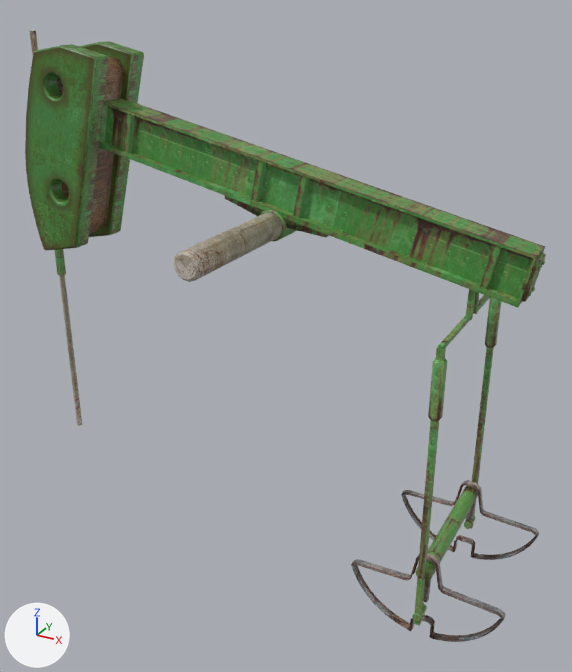
A saved change to the FBX model Content/MyStuff/ENTITIES/STRUCTURES/pumpjack/animated1.fbx.
The view is the same before and after, from a camera (50 mm lens) standing at (3.75, -6.32, 6.14) and looking at (0.26, 0.02, 2.97). Every picture has the same lights, and +X, +Y and +Z are marked at lower left. Where no turn or scale is listed for an object, it has been applied to the vertices. Vertices at the same position are counted once.

The scene before the commit, as lines of its bpy script (objects in view):
```python
me_mesh = bpy.data.meshes.new('Mesh')
me_mesh.from_pydata(...)  # 1754 vertices, 1818 faces; spans x -4.39..1.15, y -1.51..1.51, z -1.91..3.28
# faces by material slot: [800, 120, 426, 358, 114]
me_mesh.materials.append(mat_mat1)
me_mesh.materials.append(mat_mat2)
me_mesh.materials.append(mat_mat3)
me_mesh.materials.append(mat_mat7)
me_mesh.materials.append(mat_mat4)
# before: 872 (0.49, -0.07, 1.42), 873 (0.49, -0.14, 1.42) at pixel (478, 286), 874 (0.56, -0.07, 1.4) at pixel (488, 286), 875 (0.56, -0.14, 1.4) at pixel (486, 289), 876 (0.64, -0.07, 1.79)
# before: 877 (0.64, -0.14, 1.79) at pixel (501, 246), 878 (0.57, -0.07, 1.8), 879 (0.57, -0.14, 1.8) at pixel (493, 243), 880 (0.49, 0.07, 1.42), 881 (0.49, 0.14, 1.42)
# before: 882 (0.56, 0.07, 1.4), 883 (0.56, 0.14, 1.4), 884 (0.64, 0.07, 1.79), 885 (0.64, 0.14, 1.79), 886 (0.57, 0.07, 1.8)
# before: 887 (0.57, 0.14, 1.8)
# before: 888 (-3.17, -0.07, 2.2), 889 (-3.17, -0.14, 2.2) at pixel (122, 151), 890 (-3.11, -0.07, 2.18) at pixel (132, 152), 891 (-3.11, -0.14, 2.18) at pixel (127, 153), 892 (-3.03, -0.07, 2.57)
# before: 893 (-3.03, -0.14, 2.57) at pixel (131, 113), 894 (-3.09, -0.07, 2.58), 895 (-3.09, -0.14, 2.58) at pixel (125, 112), 896 (-3.17, 0.07, 2.2), 897 (-3.17, 0.14, 2.2)
# before: 898 (-3.11, 0.07, 2.18), 899 (-3.11, 0.14, 2.18), 900 (-3.03, 0.07, 2.57), 901 (-3.03, 0.14, 2.57), 902 (-3.09, 0.07, 2.58)
# before: 903 (-3.09, 0.14, 2.58)
ob_cube = bpy.data.objects.new('Cube', me_mesh)
ob_cube.location = (1.67, 0.0, 2.47)
```
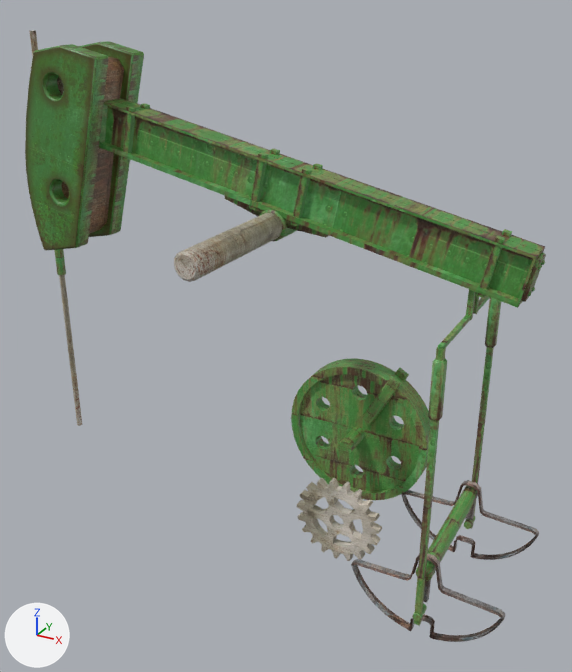
Where the newer file only moved an object's origin or applied its transform, the numbers keep the older frame.

The change, as a diff of the scene's bpy script:
```diff
--- a/Content/MyStuff/ENTITIES/STRUCTURES/pumpjack/animated1.fbx.py
+++ b/Content/MyStuff/ENTITIES/STRUCTURES/pumpjack/animated1.fbx.py
@@ me_mesh @@
 # used by ob_cube; location = (1.67, 0.0, 2.47)
 # verts and faces of me_mesh; kept vertices keep their numbers, new ones are numbered from 1754
-me_mesh.from_pydata(...)  # 1754 vertices, 1818 faces; spans x -4.39..1.15, y -1.51..1.51, z -1.91..3.28
+me_mesh.from_pydata(...)  # 2798 vertices, 2761 faces; spans x -4.39..1.15, y -1.51..1.51, z -1.91..3.28
+# me_mesh part 1: a new loose piece, a 10-sided cylinder along y spanning x -0.96..-0.8, y 0.34..0.91, z -0.88..-0.72, in mat_mat1
+# me_mesh part 2: a new loose piece of 338 vertices spanning x -1.69..-0.07, y 0.64..0.76, z -1.61..0.01, in mat_mat1
+# me_mesh part 3: a new loose piece of 338 vertices spanning x -1.69..-0.07, y 0.76..0.88, z -1.61..0.01, in mat_mat1
+# me_mesh part 4: a new loose piece of 298 vertices spanning x -1.14..-0.22, y -0.25..-0.16, z -1.76..-0.84, in mat_mat2
+# me_mesh part 5: a new loose piece of 24 vertices spanning x -0.82..-0.41, y 0.62..0.68, z -0.62..0.0, in mat_mat1
+# me_mesh part 6: a new loose piece of 24 vertices spanning x -0.82..-0.41, y 0.83..0.9, z -0.62..0.0, in mat_mat1
+# me_mesh part 7
+# 8 vertices in x -1.7..-1.26, y -0.14..0.14, z 1.79..1.88 move by (-0.02, 0.0, -0.08)
+# 8 vertices in x -1.64..-1.2, y -0.14..0.14, z 1.78..1.87 move by (-0.01, 0.0, -0.08)
+# 8 vertices in x -1.56..-1.18, y -0.14..0.14, z 2.17..2.25 move by (0.02, 0.0, 0.05)
+# 8 vertices in x -1.62..-1.11, y -0.14..0.14, z 2.16..2.27 move by (0.01, 0.0, 0.05)
+# me_mesh part 8
+for i in [872, 873, 880, 881]: verts[i] += (-0.01, 0.0, -0.08)
+for i in [874, 875, 882, 883]: verts[i] += (-0.02, 0.0, -0.08)
+for i in [876, 877, 884, 885]: verts[i] += (0.01, 0.0, 0.05)
+for i in [878, 879, 886, 887]: verts[i] += (0.02, 0.0, 0.05)
+# me_mesh part 9
+for i in [*range(888, 892), *range(896, 900)]: verts[i] += (-0.02, 0.0, -0.08)
+for i in [*range(892, 896), *range(900, 904)]: verts[i] += (0.01, 0.0, 0.05)
 me_mesh.materials.append(mat_mat1)
```

Pixel boxes (x1, y1, x2, y2) of what changed, in the pictures (572 x 672 px; the box of a moved part takes in the faces that stretch with it):
part 1 of me_mesh, added (green): after (338, 427, 365, 455)
part 2 of me_mesh, added (green): after (291, 363, 430, 500)
part 3 of me_mesh, added (green): after (318, 358, 431, 476)
part 4 of me_mesh, added: after (297, 478, 382, 561)
part 5 of me_mesh, added (green): after (362, 376, 401, 425)
part 6 of me_mesh, added: after (395, 368, 409, 381)
part 7 of me_mesh, moved or reshaped: before (250, 160, 310, 218); after (249, 149, 323, 227)
part 8 of me_mesh, moved or reshaped: before (479, 244, 502, 289); after (476, 229, 512, 298)
part 9 of me_mesh, moved or reshaped: before (123, 113, 135, 153); after (122, 103, 150, 161)
